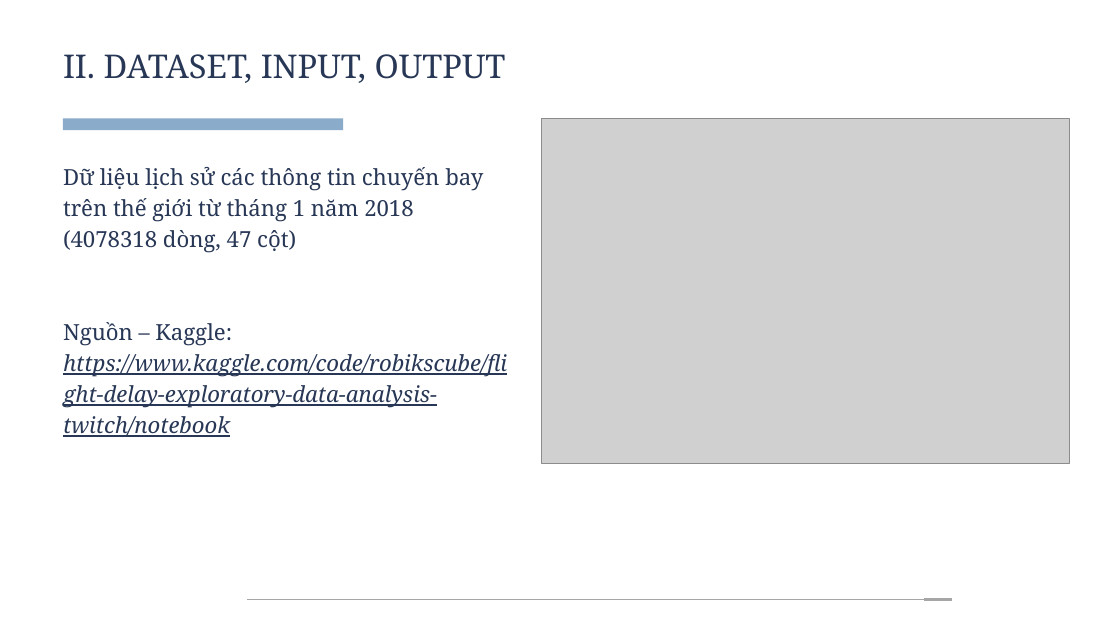
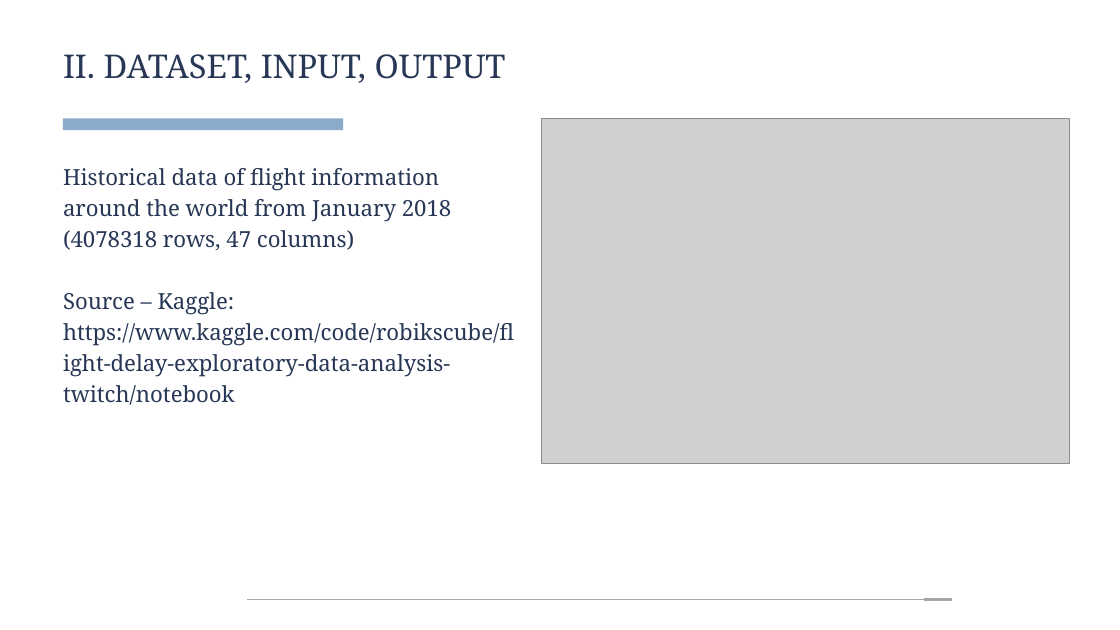
Before and after one commit to n0aHVN/Nhom01_BDML_02, a slide deck: slide 4 of Presentation/Nhom01.pptx. Drawn at 1120x630 pixels with LibreOffice and Linux fonts; fonts in the diff are those of the drawing; grey boxes stand for pictures. Boxes give left, top, right and bottom in pixels: in the first picture for what was removed or moved away, otherwise in the second. Text is boxed around its words. In the diff, an @@ line names an element or a change of style, - is before the commit and + after.

```diff
--- a/Presentation/Nhom01.pptx
+++ b/Presentation/Nhom01.pptx
@@ text at (x1=63, y1=168, x2=514, y2=405): text changed; italic off @@
-Dữ liệu lịch sử các thông tin chuyến bay trên thế giới từ tháng 1 năm 2018
-(4078318 dòng, 47 cột)
-Nguồn – Kaggle: https://www.kaggle.com/code/robikscube/flight-delay-exploratory-data-analysis-twitch/notebook
+Historical data of flight information around the world from January 2018
+(4078318 rows, 47 columns)
+Source – Kaggle: https://www.kaggle.com/code/robikscube/flight-delay-exploratory-data-analysis-twitch/notebook
```
Also in this commit, not shown: 9 other slides changed, 1 slide added, 1 slide removed.
